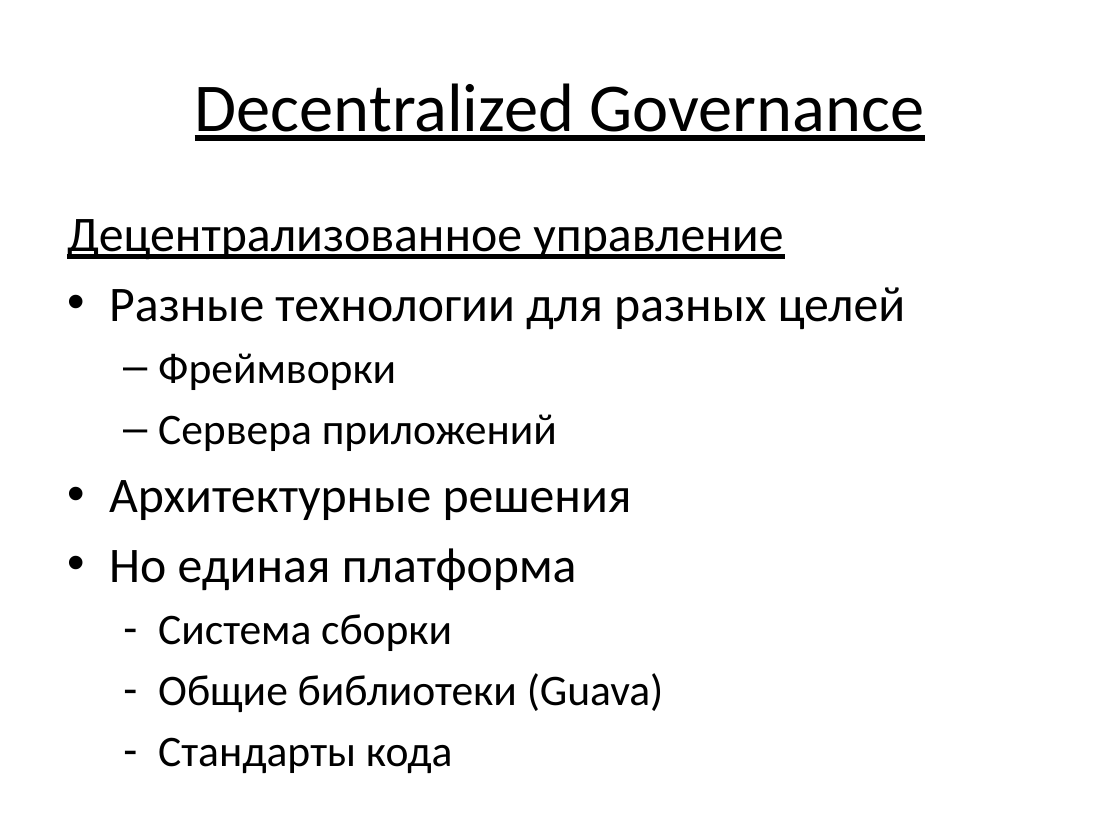
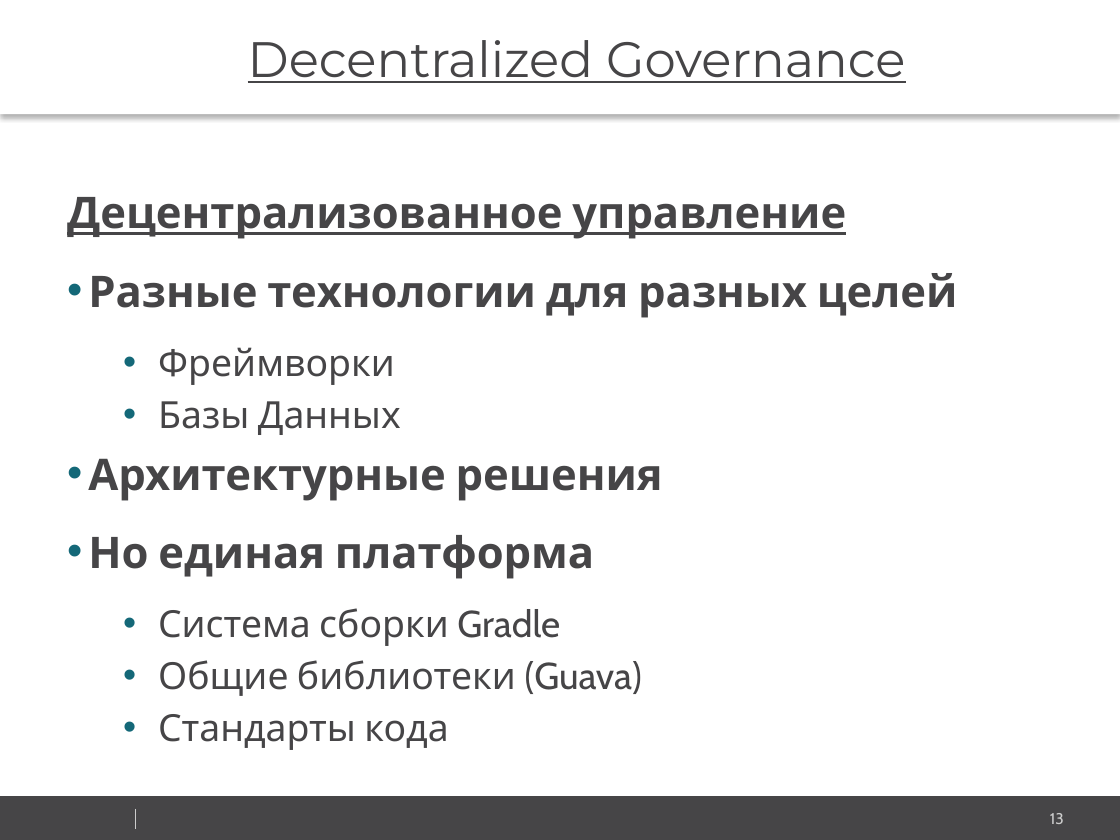
Before and after one commit to vitali-kviatkouski/personal, a slide deck: slide 13 of Microservices.pptx (slide 12 before the commit). Drawn at 1120x840 pixels with LibreOffice and Linux fonts; fonts in the diff are those of the drawing; background and template pictures are left out. Boxes give left, top, right and bottom in pixels: in the first picture for what was removed or moved away, otherwise in the second. Text is boxed around its words. In the diff, an @@ line names an element or a change of style, - is before the commit and + after.

```diff
--- a/Microservices.pptx
+++ b/Microservices.pptx
@@ text "Decentralized Governance": place and size @@
-text "Decentralized Governance" at <box>195,83,925,141</box>
+text "Decentralized Governance" at <box>0,0,1120,114</box>
@@ text "Decentralized Governance" at <box>0,0,1120,114</box>: size 44 to 32 pt, font Calibri to Montserrat, text colour #000000 to #464547; more space between paragraphs; fill none to #FFFFFF; shadow on @@
@@ text "Децентрализованное управление": place and size @@
-text "Децентрализованное управление" at <box>67,219,905,773</box>
+text "Децентрализованное управление" at <box>67,197,958,696</box>
@@ text at <box>67,197,958,696</box>: size 32 to 28 pt, bold on in "Децентрализованное управление", "Разные технологии для разных целей", "Архитектурные решения", "Но единая платформа"; font Calibri to Cabin, text colour #000000 to #464547 in "Децентрализованное управление", "Разные технологии для разных целей", "Фреймворки", "Архитектурные решения" and 3 more places; size 28 to 24 pt in "Фреймворки", "Общие библиотеки (Guava)", "Стандарты кода"; line spacing 1 to 1.2; more space between paragraphs; indent changed; bullet – to •; bullet - to • @@
@@ text at <box>158,401,401,435</box>: text changed; size 28 to 24 pt; font Calibri to Cabin; text colour #000000 to #464547 @@
-  – Сервера приложений
+  • Базы Данных
@@ text at <box>158,608,560,646</box>: text changed; size 28 to 24 pt; font Calibri to Cabin; text colour #000000 to #464547 @@
-  – Система сборки
+  • Система сборки Gradle
@@ rectangle added at <box>0,796,1120,840</box>, fill #464547 @@
@@ line added from (136, 809) to (136, 829), #CCCCCC 0.25 pt @@
@@ page number added at <box>1050,813,1064,824</box>, 10 pt, text #CCCCCC @@
+13
```
Also in this commit, not shown: 21 other slides changed, 20 slides added, 3 slides removed, 3 other files.
